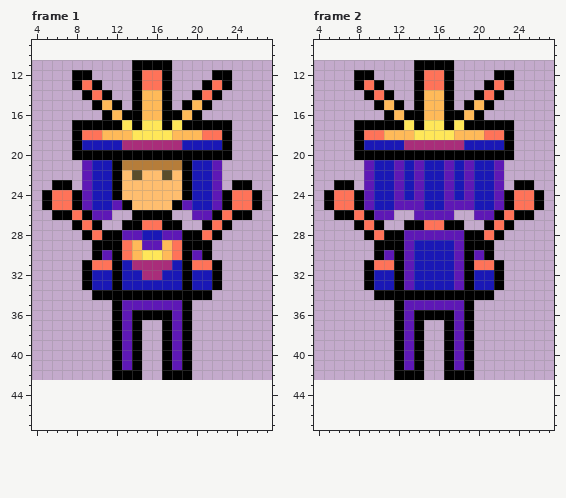
Edited in one commit: pixel-art file (SunsetSoldier.aseprite). Above, as it was before the edit.
32x32 pixels, 2 frames. Shown: frame 1: x 4..27, y 9..47; frame 2: x 4..27, y 9..47. The old version is drawn lined up with the new one, on the new canvas.
The result:
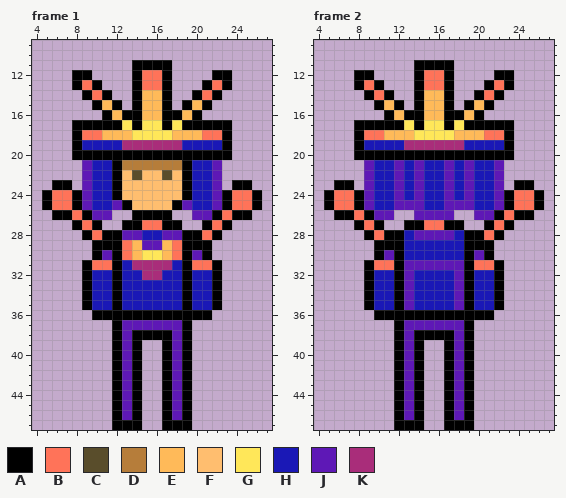
Palette (. is transparent): A #000000  B #ff7359  C #594d2b  D #b67d3a  E #ffba59  F #ffbe6f  G #ffe759  H #1a18b6  J #5e18b6  K #a92d7a
Change:
canvas 32x32 -> 32x48, the old top-left corner now at 0,11
--- frame 1
@@ x 4..27 @@
 33 .....AHHAHHHHHHAHHA.....
-34 ......AAAAAAAAAAAA......
-35 ........AJJJJJJA........
-36 ........AJAAAAJA........
-37 ........AJA..AJA........
-38 ........AJA..AJA........
+34 .....AHHAHHHHHHAHHA.....
+35 .....AHHAHHHHHHAHHA.....
+36 ......AAAAAAAAAAAA......
+37 ........AJJJJJJA........
+38 ........AJAAAAJA........
 39 ........AJA..AJA........
@@ x 10..21 @@
 41 ..AJA..AJA..
-42 ..AAA..AAA..
-43 ............
-44 ............
-45 ............
-46 ............
-47 ............
+42 ..AJA..AJA..
+43 ..AJA..AJA..
+44 ..AJA..AJA..
+45 ..AJA..AJA..
+46 ..AJA..AJA..
+47 ..AAA..AAA..
--- frame 2
@@ x 4..27 @@
 27 ....ABA..AABBAA..ABA....
-28 .....ABAAJJJJJJAABA.....
-29 ......AAAJHHHHJAAA......
-30 ......AJAJHHHHJAJA......
-31 .....ABBAJHHHHJABBA.....
+28 .....ABAAHJJJJHAABA.....
+29 ......AAAHHHHHHAAA......
+30 ......AJAHHHHHHAJA......
+31 .....ABBAJJJJJJABBA.....
 32 .....AHHAJHHHHJAHHA.....
 33 .....AHHAJHHHHJAHHA.....
-34 ......AAAAAAAAAAAA......
-35 ........AJJJJJJA........
-36 ........AJAAAAJA........
-37 ........AJA..AJA........
-38 ........AJA..AJA........
+34 .....AHHAJHHHHJAHHA.....
+35 .....AHHAJHHHHJAHHA.....
+36 ......AAAAAAAAAAAA......
+37 ........AJJJJJJA........
+38 ........AJAAAAJA........
 39 ........AJA..AJA........
@@ x 10..21 @@
 41 ..AJA..AJA..
-42 ..AAA..AAA..
-43 ............
-44 ............
-45 ............
-46 ............
-47 ............
+42 ..AJA..AJA..
+43 ..AJA..AJA..
+44 ..AJA..AJA..
+45 ..AJA..AJA..
+46 ..AJA..AJA..
+47 ..AAA..AAA..
Changed places in both pictures, as pixel boxes (x1, y1, x2, y2):
changed: (82, 290, 222, 340)
changed: (112, 370, 192, 430)
changed: (364, 230, 504, 340)
changed: (394, 370, 474, 430)
